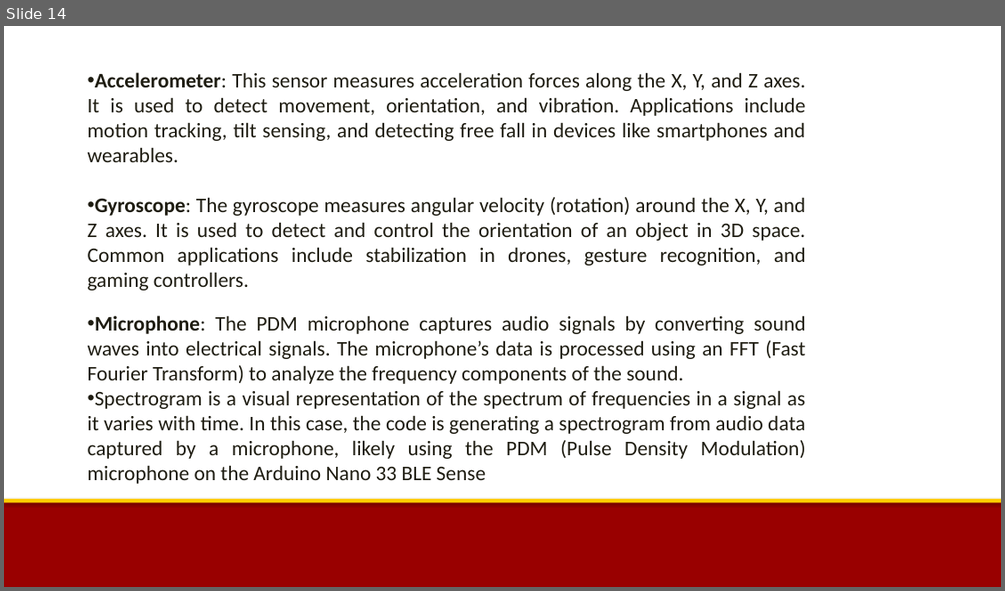
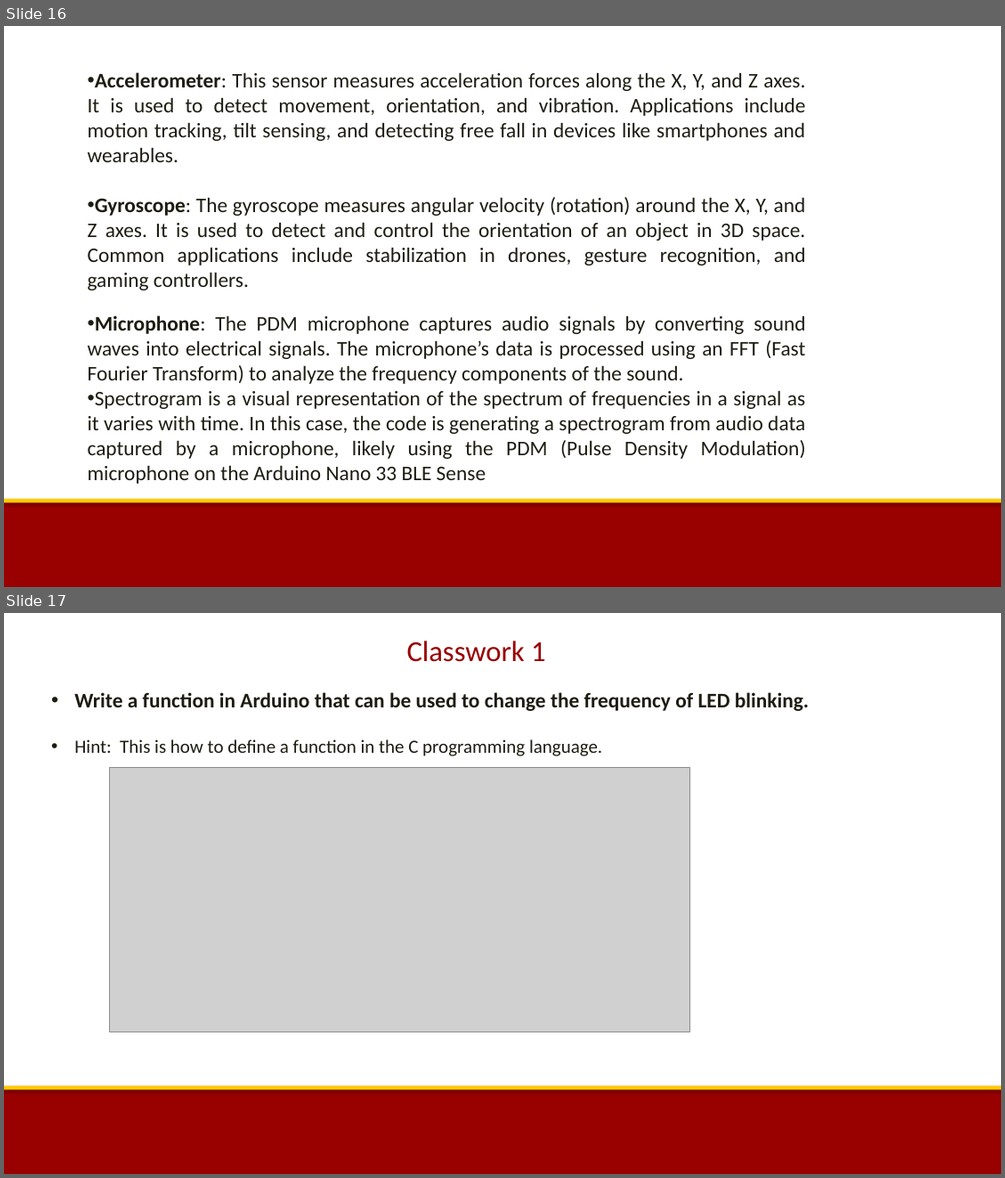
Before and after one commit to uscee105/ee105, a slide deck: assets/module-0-intro/mod-0-lecture-3-arduino-installation.pptx. Shown one above the other, each under a label of ours: slide 14 before the commit, slides 16 and 17 after it. The pictures are 1005x591 and 1005x1178 pixels, drawn with LibreOffice and Linux fonts; fonts in the diff are those of the drawing; grey boxes stand for pictures; background and template pictures are left out. Boxes give left, top, right and bottom in pixels: in the first picture for what was removed or moved away, otherwise in the second. Text is boxed around its words. In the diff, an @@ line names an element or a change of style, - is before the commit and + after.

```diff
--- a/assets/module-0-intro/mod-0-lecture-3-arduino-installation.pptx
+++ b/assets/module-0-intro/mod-0-lecture-3-arduino-installation.pptx
@@ slide 17 added at bbox=[4, 613, 1001, 1174], background #FFFFFF; not listed: 2 template elements that a slide beside it also shows @@
@@ text added at bbox=[407, 641, 546, 662], 28 pt, text #990000 @@
+Classwork 1
@@ text added at bbox=[74, 692, 809, 756], 20 pt, text #1E1C11, bold @@
+• Write a function in Arduino that can be used to change the frequency of LED blinking.
+• Hint: This is how to define a function in the C programming language.
@@ picture added at bbox=[109, 768, 690, 1032] @@
@@ what was slide 14 is now slide 16 @@
```
Also in this commit, not shown: 4 slides changed, 2 other slides added, 1 other file.
